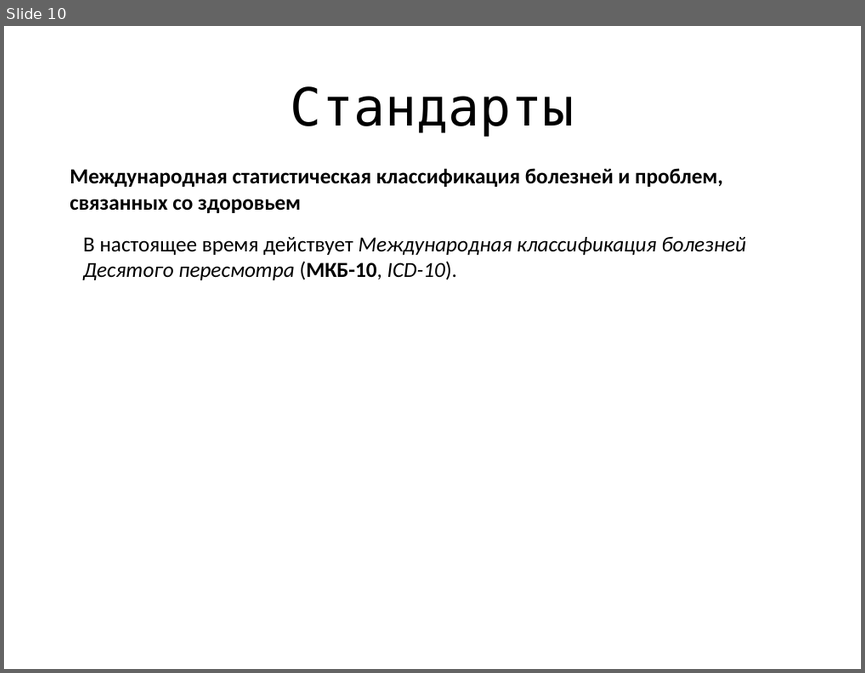
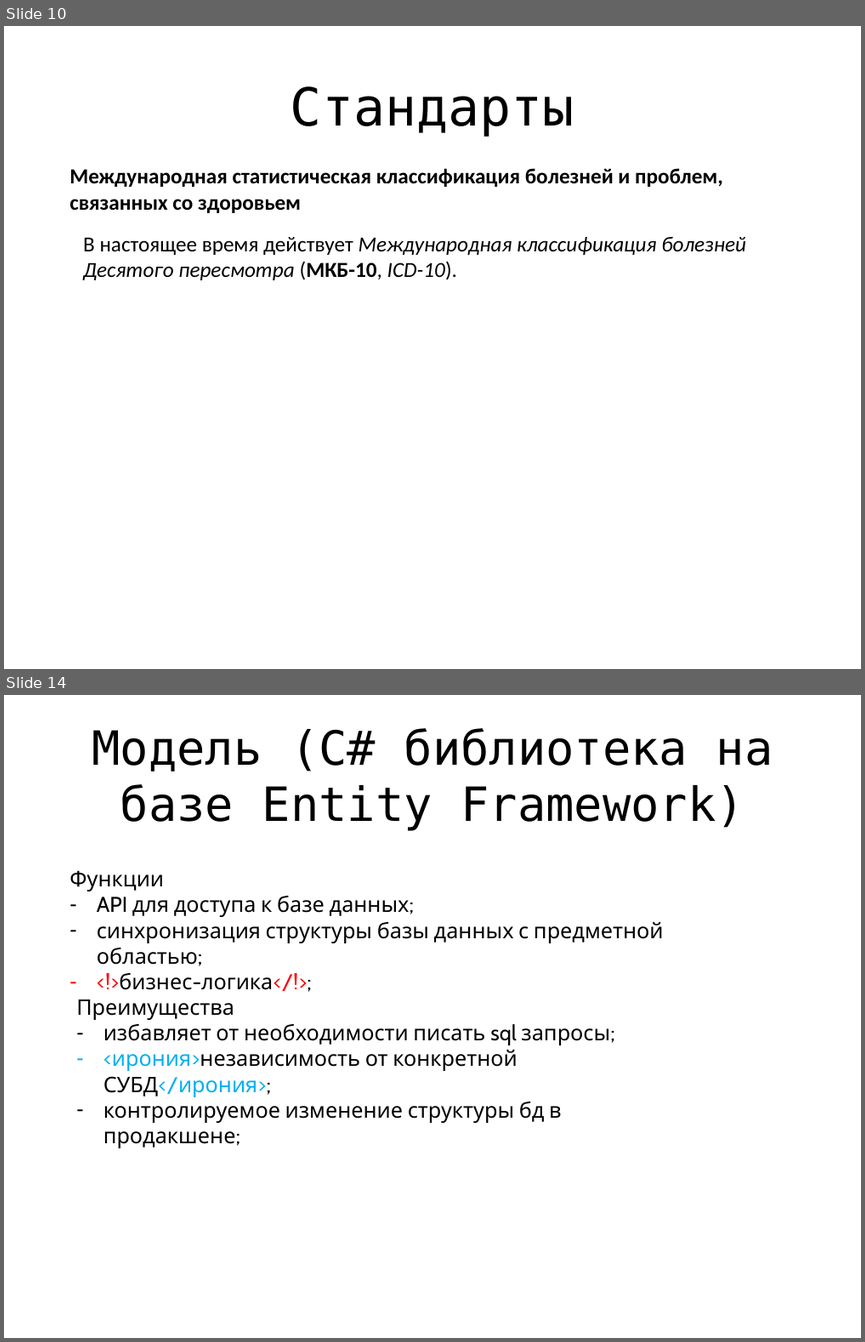
Before and after one commit to jpedraza/Health, a slide deck: Presentation/main.pptx. Shown one above the other, each under a label of ours: slide 10 before the commit, slides 10 and 14 after it; the slides between them are not shown. The pictures are 865x673 and 865x1342 pixels, drawn with LibreOffice and Linux fonts; fonts in the diff are those of the drawing. Boxes give left, top, right and bottom in pixels: in the first picture for what was removed or moved away, otherwise in the second. Text is boxed around its words. In the diff, an @@ line names an element or a change of style, - is before the commit and + after.

```diff
--- a/Presentation/main.pptx
+++ b/Presentation/main.pptx
@@ slide 14 added at [4, 695, 861, 1338], background #FFFFFF @@
@@ title added at [92, 728, 773, 830], 39.6 pt, text #000000 @@
+Модель (C# библиотека на базе Entity Framework)
@@ text added at [69, 870, 664, 992], 18 pt, text #000000 @@
+Функции
+– API для доступа к базе данных;
+– синхронизация структуры базы данных с предметной областью;
+– <!>бизнес-логика</!>;
@@ text added at [76, 999, 610, 1148], 18 pt, text #000000 @@
+Преимущества
+– избавляет от необходимости писать sql запросы;
+– <ирония>независимость от конкретной СУБД</ирония>;
+– контролируемое изменение структуры бд в продакшене;
```
Also in this commit, not shown: 3 slides changed, 11 other slides added, 1 slide removed.
